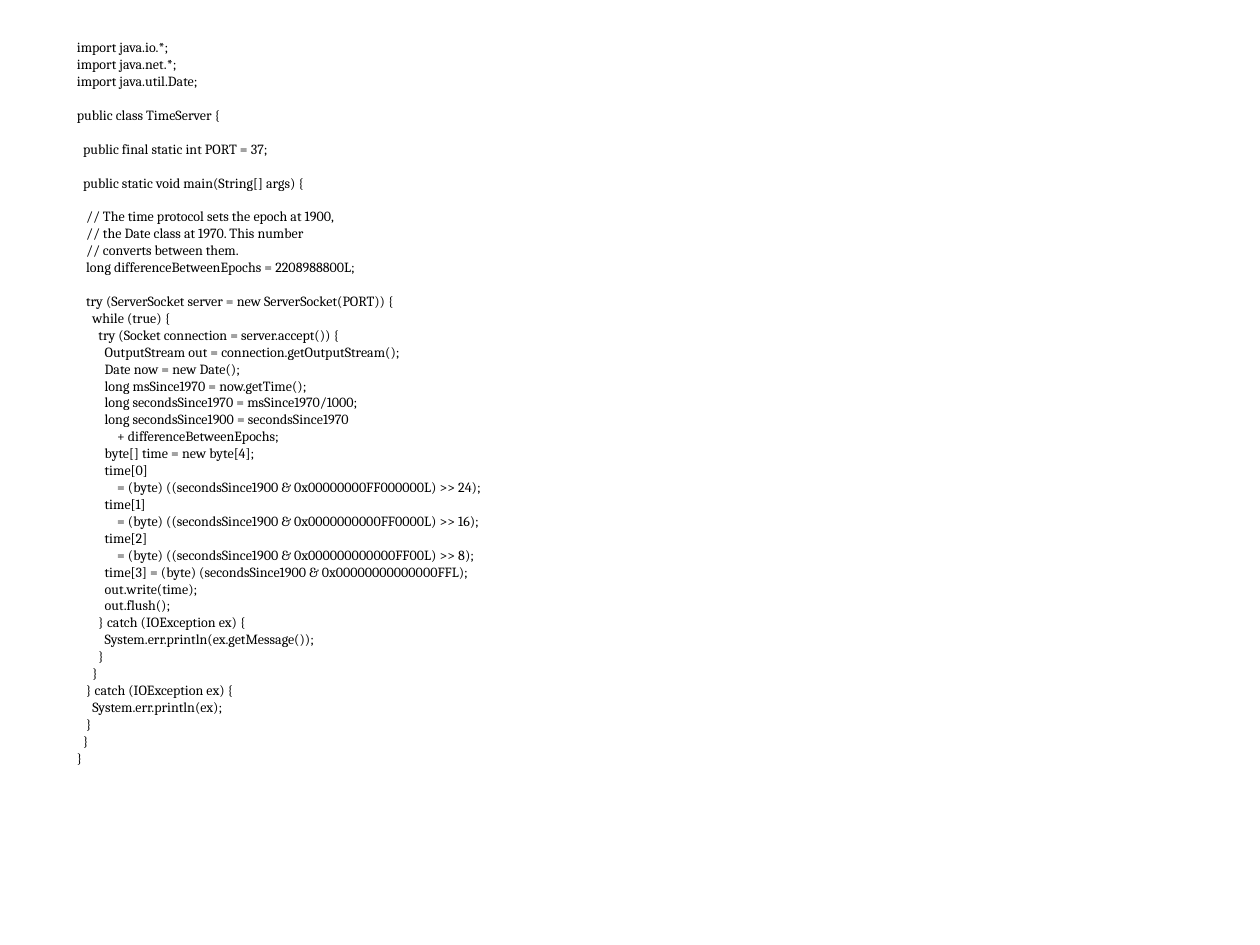
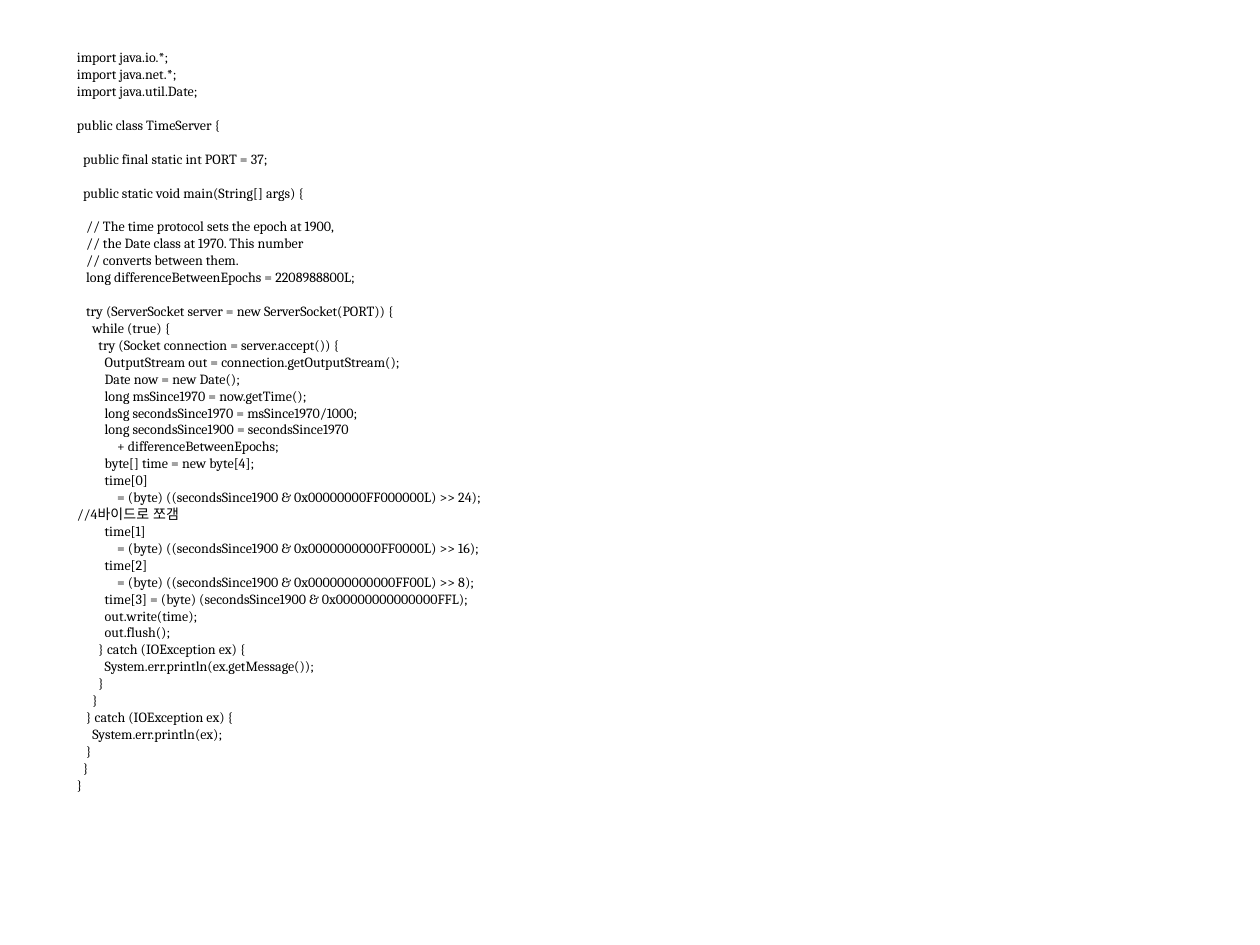
Before and after one commit to seleuchel/javaNetwork, a slide deck: slide 17 of ppt/321_chap09ServerSocket.ppt. Drawn at 1260x945 pixels with LibreOffice and Linux fonts; fonts in the diff are those of the drawing; background and template pictures are left out. Boxes give left, top, right and bottom in pixels: in the first picture for what was removed or moved away, otherwise in the second. Text is boxed around its words. In the diff, an @@ line names an element or a change of style, - is before the commit and + after.

```diff
--- a/ppt/321_chap09ServerSocket.ppt
+++ b/ppt/321_chap09ServerSocket.ppt
@@ text "import java.io.*;": place and size @@
-text "import java.io.*;" at [77, 42, 481, 715]
+text "import java.io.*;" at [77, 52, 481, 742]
@@ text at [77, 507, 179, 521]: paragraph added @@
+//4바이드로 쪼갬
```
Also in this commit, not shown: 7 other slides changed, 4 other files.
